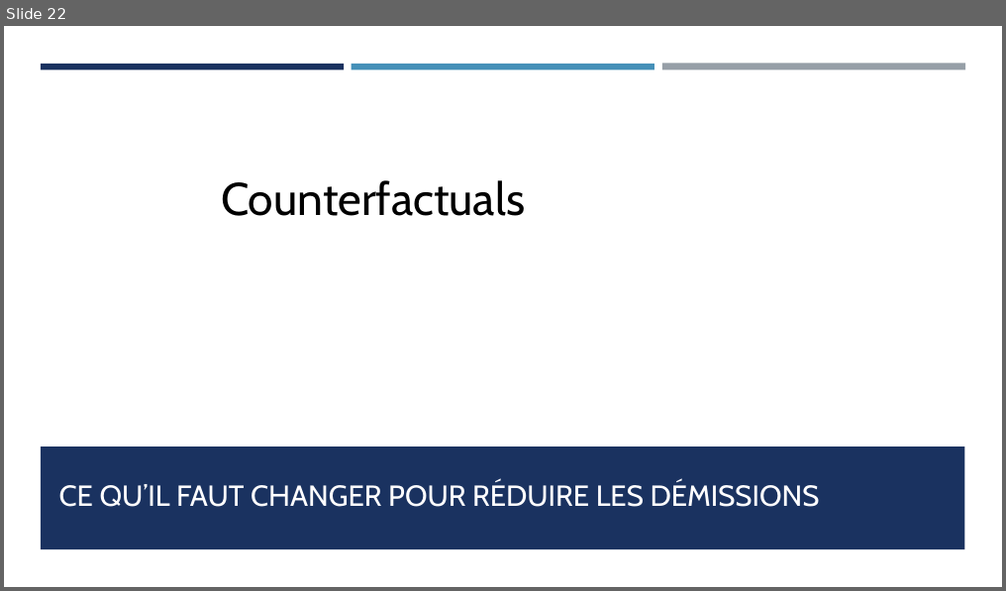
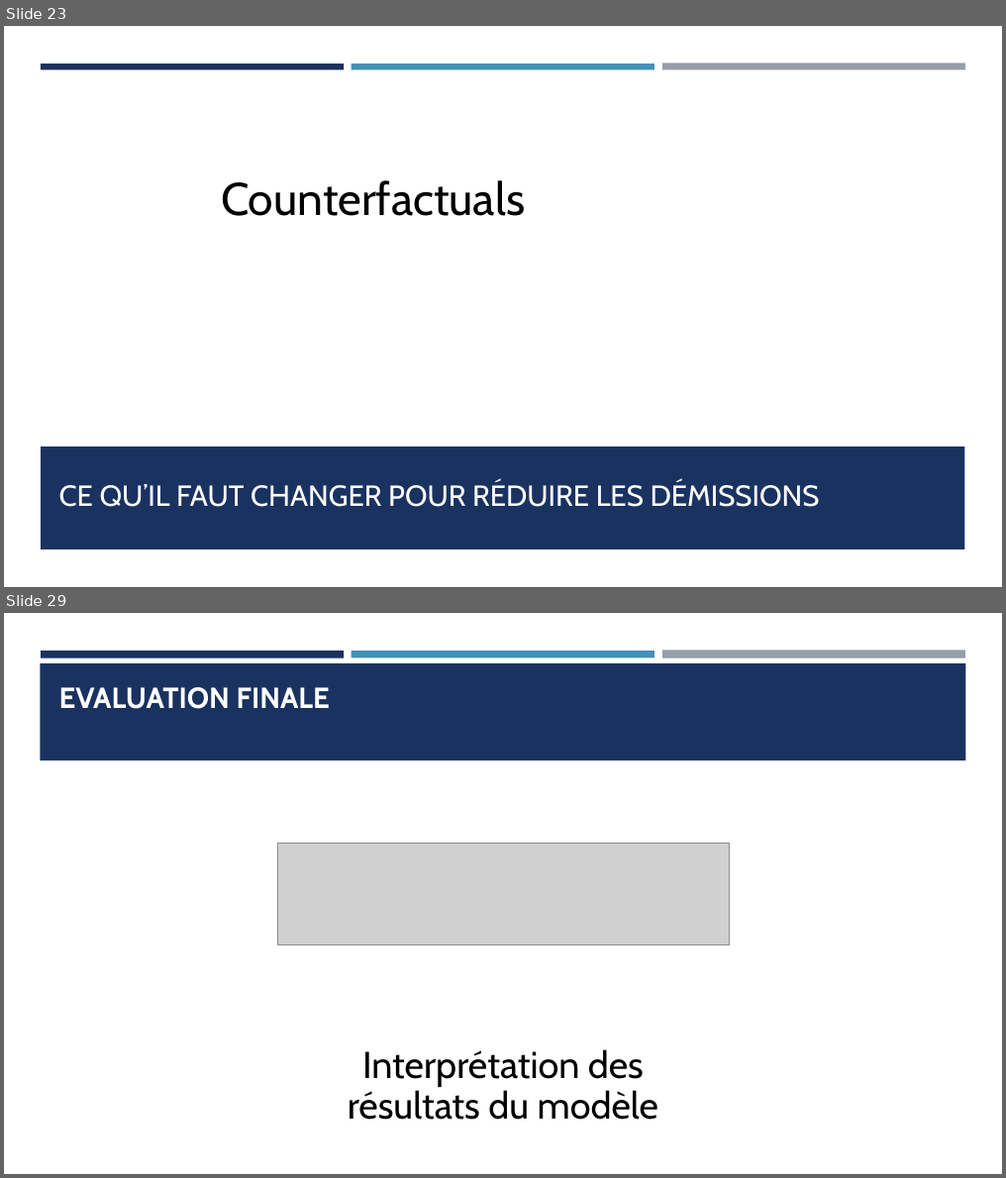
Before and after one commit to Ace4teaM/OCR-NovaTech, a slide deck: Presentation.pptx. Shown one above the other, each under a label of ours: slide 22 before the commit, slides 23 and 29 after it; the slides between them are not shown. The pictures are 1006x591 and 1006x1178 pixels, drawn with LibreOffice and Linux fonts; fonts in the diff are those of the drawing; grey boxes stand for pictures. Boxes give left, top, right and bottom in pixels: in the first picture for what was removed or moved away, otherwise in the second. Text is boxed around its words. In the diff, an @@ line names an element or a change of style, - is before the commit and + after.

Commit message:
amélioration globale du modèle

```diff
--- a/Presentation.pptx
+++ b/Presentation.pptx
@@ slide 29 added at [4, 613, 1002, 1174], background #FFFFFF; not listed: 3 template elements that a slide beside it also shows @@
@@ rectangle added at [40, 663, 966, 761], fill #1A3260 @@
@@ title added at [59, 687, 330, 709], 28 pt, text #FFFFFF, bold @@
+EVALUATION FINALE
@@ picture added at [277, 843, 729, 945] @@
@@ text added at [348, 1050, 658, 1120], 36 pt, text #000000 @@
+Interprétation des résultats du modèle
@@ what was slide 22 is now slide 23 @@
```
Also in this commit, not shown: 6 slides changed, 8 other slides added, 4 slides removed, 6 other files.
